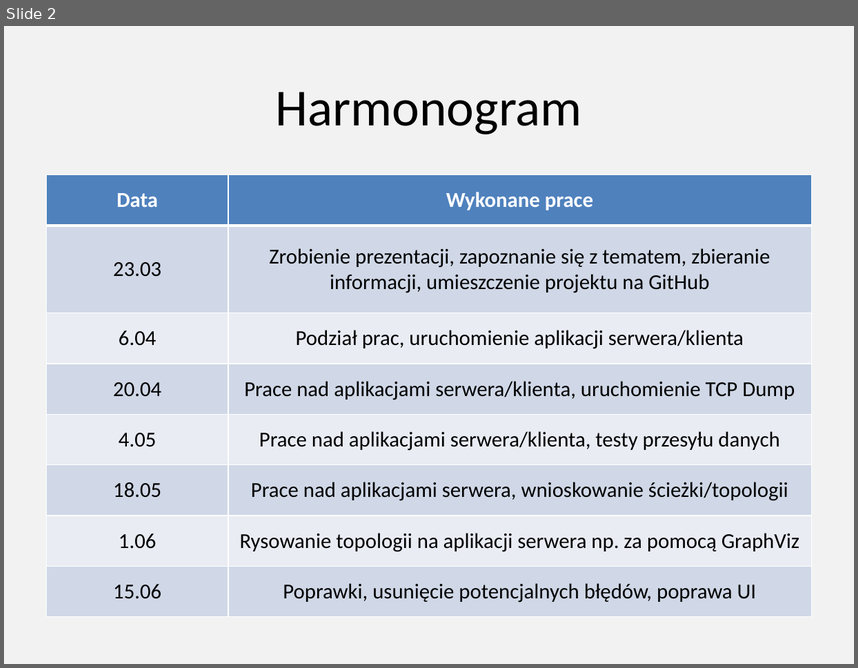
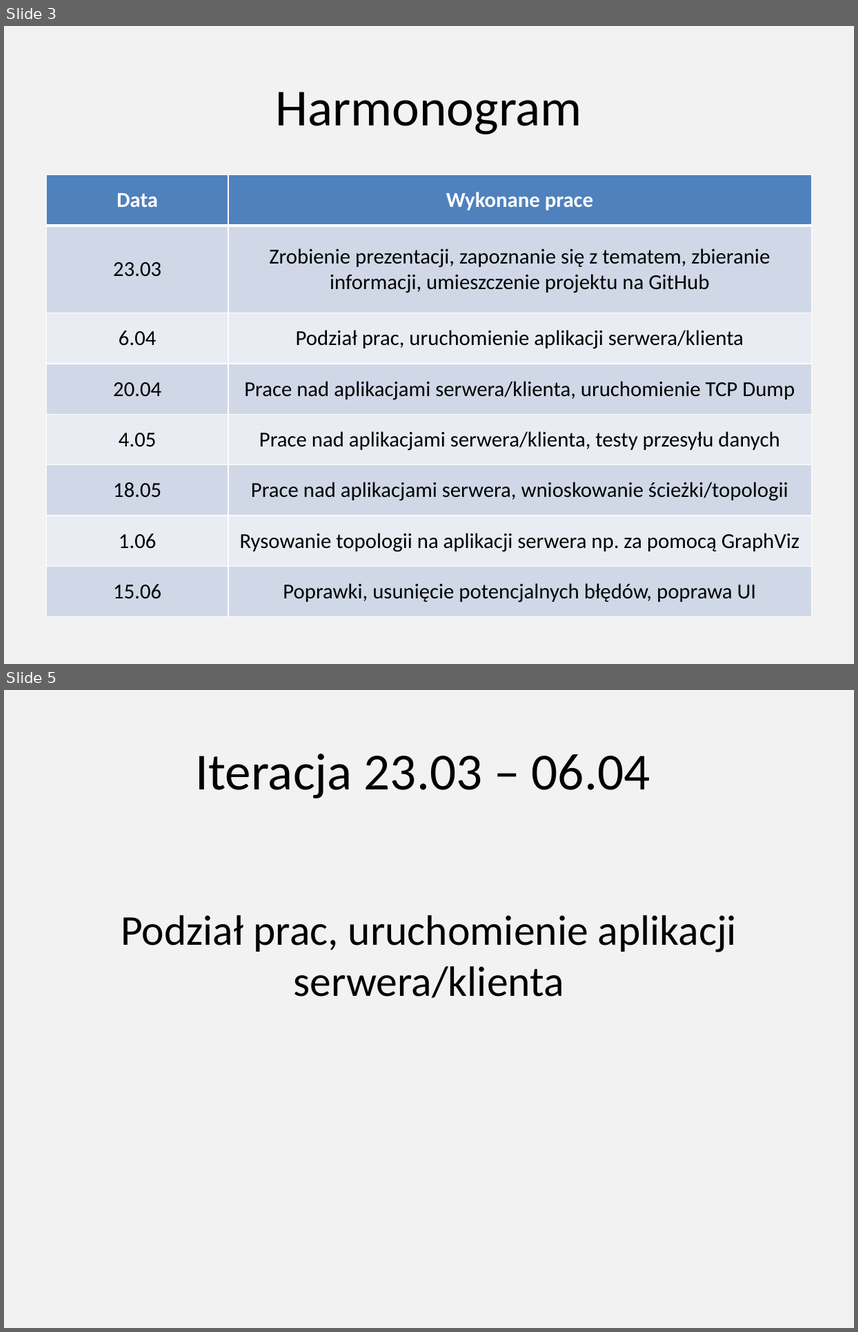
Before and after one commit to mateuszbyczkowski/Byczkowski_Dominiak_MonitorRuchuSieci, a slide deck: Byczkowski_Dominiak_Projekt_Podstawy_Teleinformatyki.pptx. Shown one above the other, each under a label of ours: slide 2 before the commit, slides 3 and 5 after it; the slides between them are not shown. The pictures are 858x668 and 858x1332 pixels, drawn with LibreOffice and Linux fonts; fonts in the diff are those of the drawing. Boxes give left, top, right and bottom in pixels: in the first picture for what was removed or moved away, otherwise in the second. Text is boxed around its words. In the diff, an @@ line names an element or a change of style, - is before the commit and + after.

```diff
--- a/Byczkowski_Dominiak_Projekt_Podstawy_Teleinformatyki.pptx
+++ b/Byczkowski_Dominiak_Projekt_Podstawy_Teleinformatyki.pptx
@@ slide 5 added at [4,690,854,1328], background #F2F2F2 @@
@@ title added at [195,753,650,798], 44 pt, text #000000 @@
+Iteracja 23.03 – 06.04
@@ text added at [121,915,737,998], 36 pt, text #000000 @@
+Podział prac, uruchomienie aplikacji serwera/klienta
@@ what was slide 2 is now slide 3 @@
```
Also in this commit, not shown: 2 slides changed, 7 other slides added.
